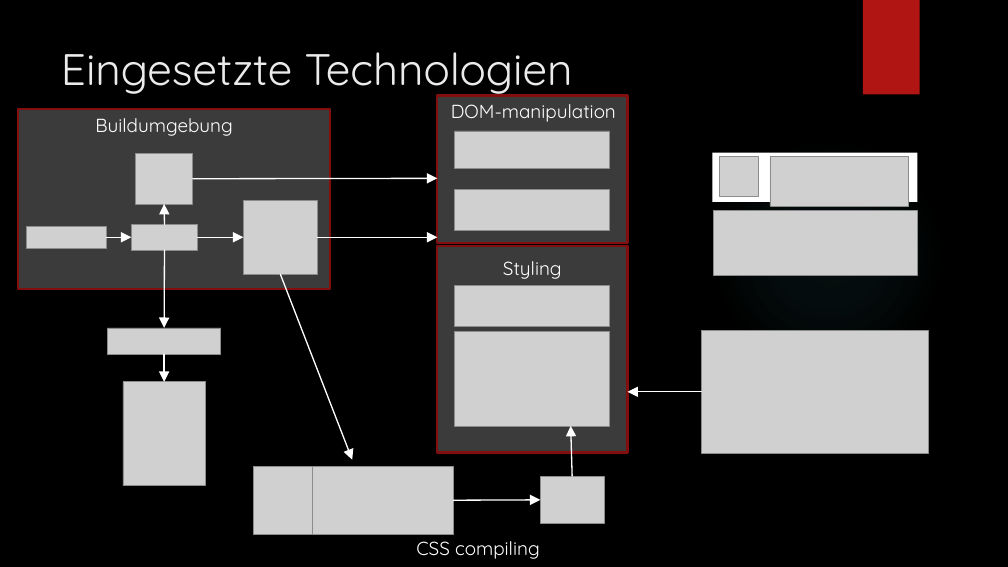
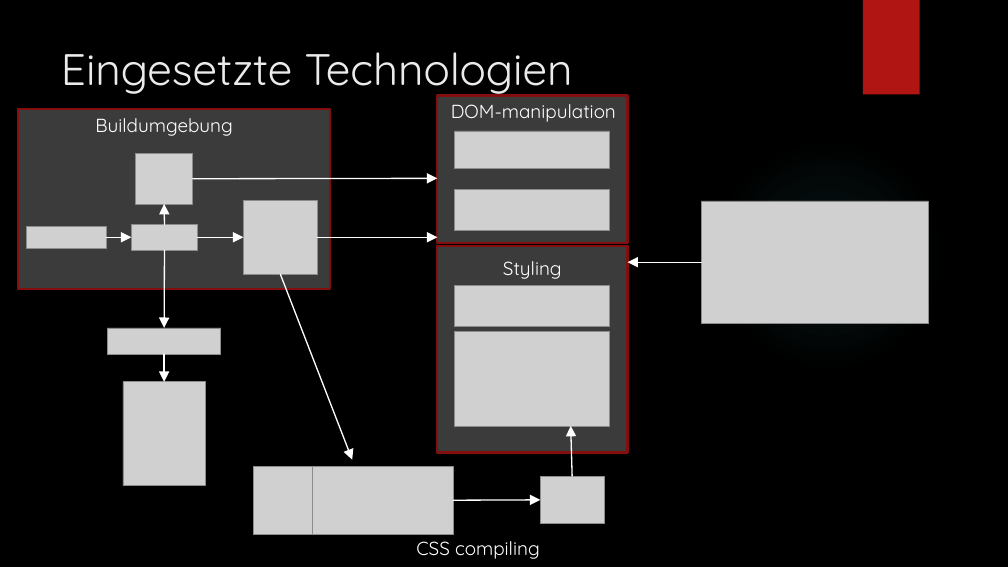
Before and after one commit to juliantiemann/eMergency, a slide deck: slide 4 of data/Dokumente/Präsentation.pptx (slide 2 before the commit). Drawn at 1008x567 pixels with LibreOffice and Linux fonts; fonts in the diff are those of the drawing; grey boxes stand for pictures; background and template pictures are left out. Boxes give left, top, right and bottom in pixels: in the first picture for what was removed or moved away, otherwise in the second. Text is boxed around its words. In the diff, an @@ line names an element or a change of style, - is before the commit and + after.

```diff
--- a/data/Dokumente/Präsentation.pptx
+++ b/data/Dokumente/Präsentation.pptx
@@ rectangle removed at [712,153,917,202] @@
@@ picture removed at [719,157,758,196] @@
@@ picture removed at [771,157,909,206] @@
@@ picture: place and size @@
-picture at [702,330,929,453]
+picture at [702,201,929,324]
@@ picture removed at [714,210,918,275] @@
@@ arrow moved from (702, 392) - (628, 392) to (702, 262) - (628, 262) @@
```
Also in this commit, not shown: 1 other slide changed, 4 slides added, 5 other files.
